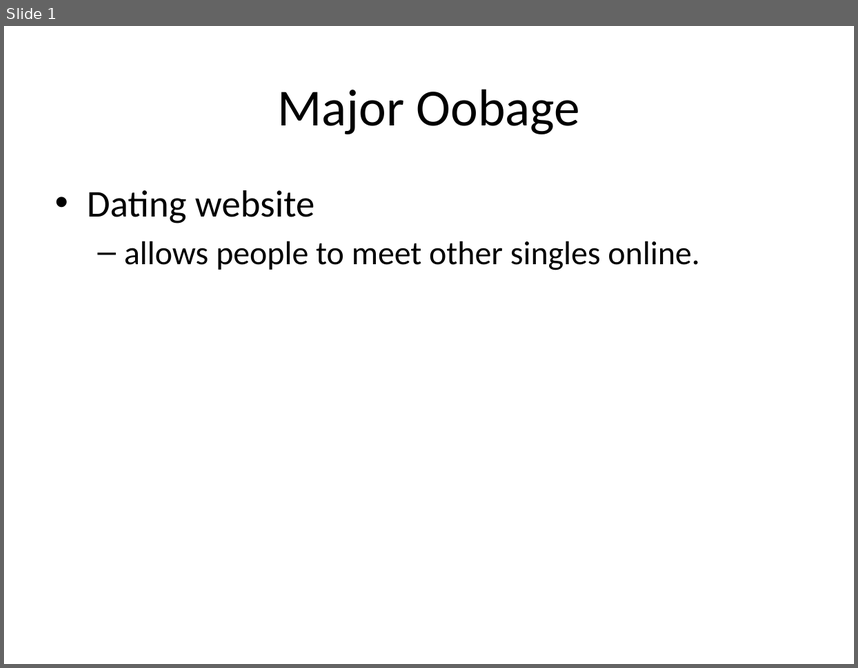
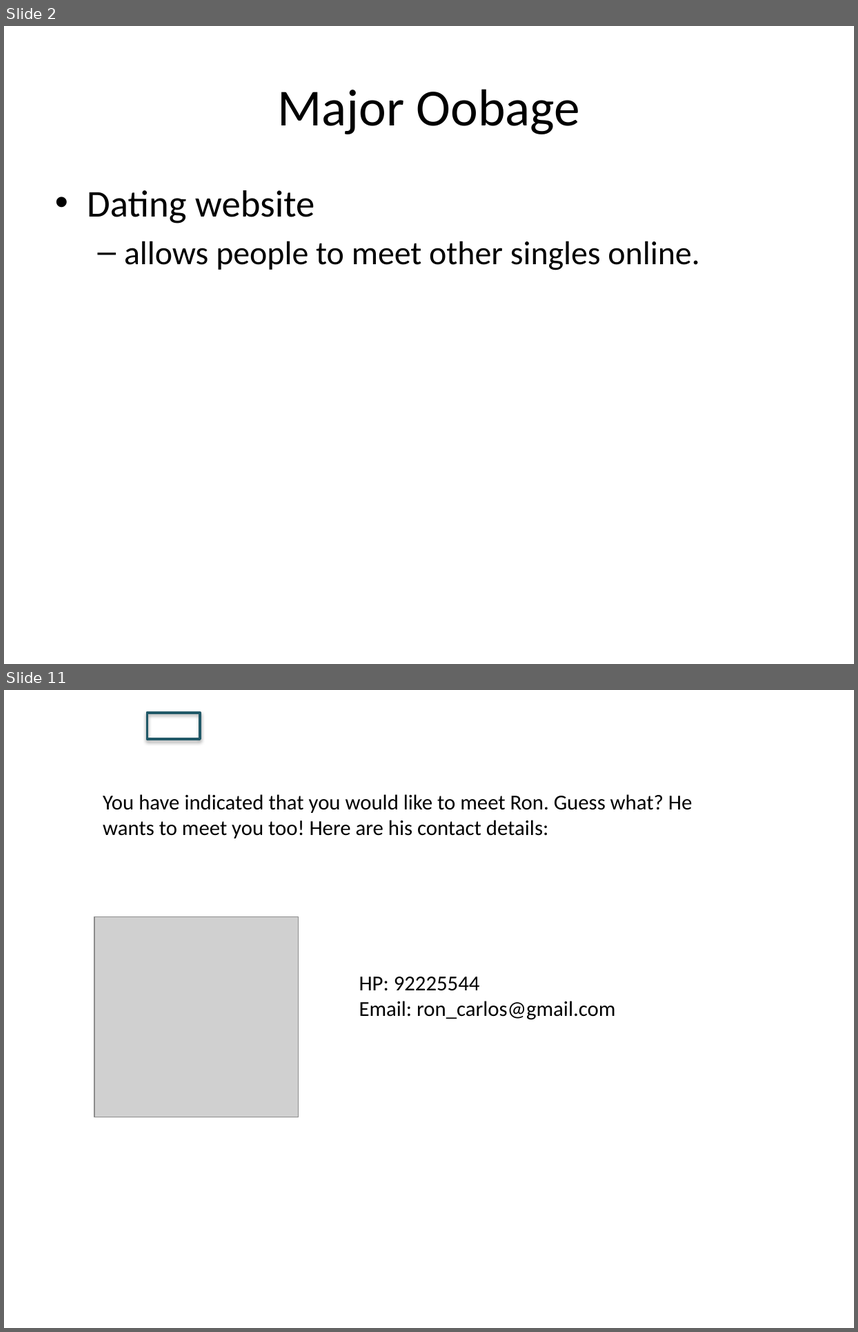
Before and after one commit to nicolas87/major_oobage, a slide deck: mock up.pptx. Shown one above the other, each under a label of ours: slide 1 before the commit, slides 2 and 11 after it; the slides between them are not shown. The pictures are 858x668 and 858x1332 pixels, drawn with LibreOffice and Linux fonts; fonts in the diff are those of the drawing; grey boxes stand for pictures; background and template pictures are left out. Boxes give left, top, right and bottom in pixels: in the first picture for what was removed or moved away, otherwise in the second. Text is boxed around its words. In the diff, an @@ line names an element or a change of style, - is before the commit and + after.

```diff
--- a/mock up.pptx
+++ b/mock up.pptx
@@ slide 11 added at <box>4,690,854,1328</box>, background picture (left out) @@
@@ rectangle added at <box>147,713,199,739</box>, outline #215968 2.25 pt @@
@@ text added at <box>103,794,692,838</box>, 18 pt, text #000000 @@
+You have indicated that you would like to meet Ron. Guess what? He wants to meet you too! Here are his contact details:
@@ picture added at <box>94,917,298,1116</box> @@
@@ text added at <box>359,976,615,1020</box>, 18 pt, text #000000 @@
+HP: 92225544
+Email: ron_carlos@gmail.com
@@ what was slide 1 is now slide 2 @@
```
Also in this commit, not shown: 1 slide changed, 7 other slides added, 29 other files.
